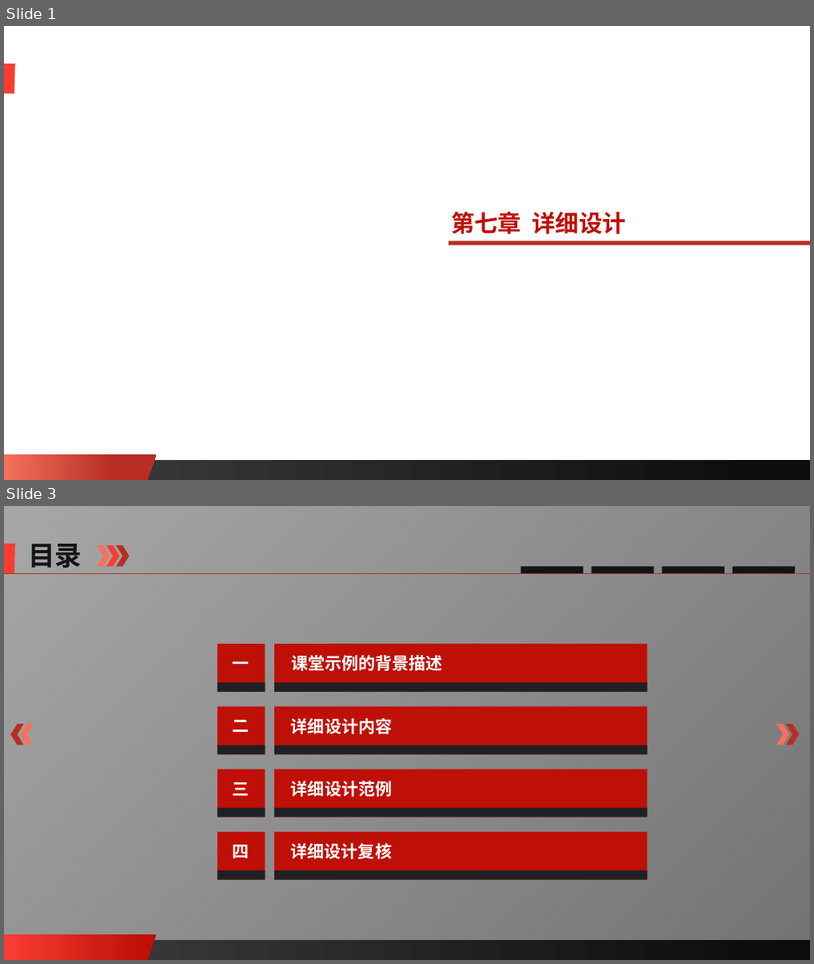
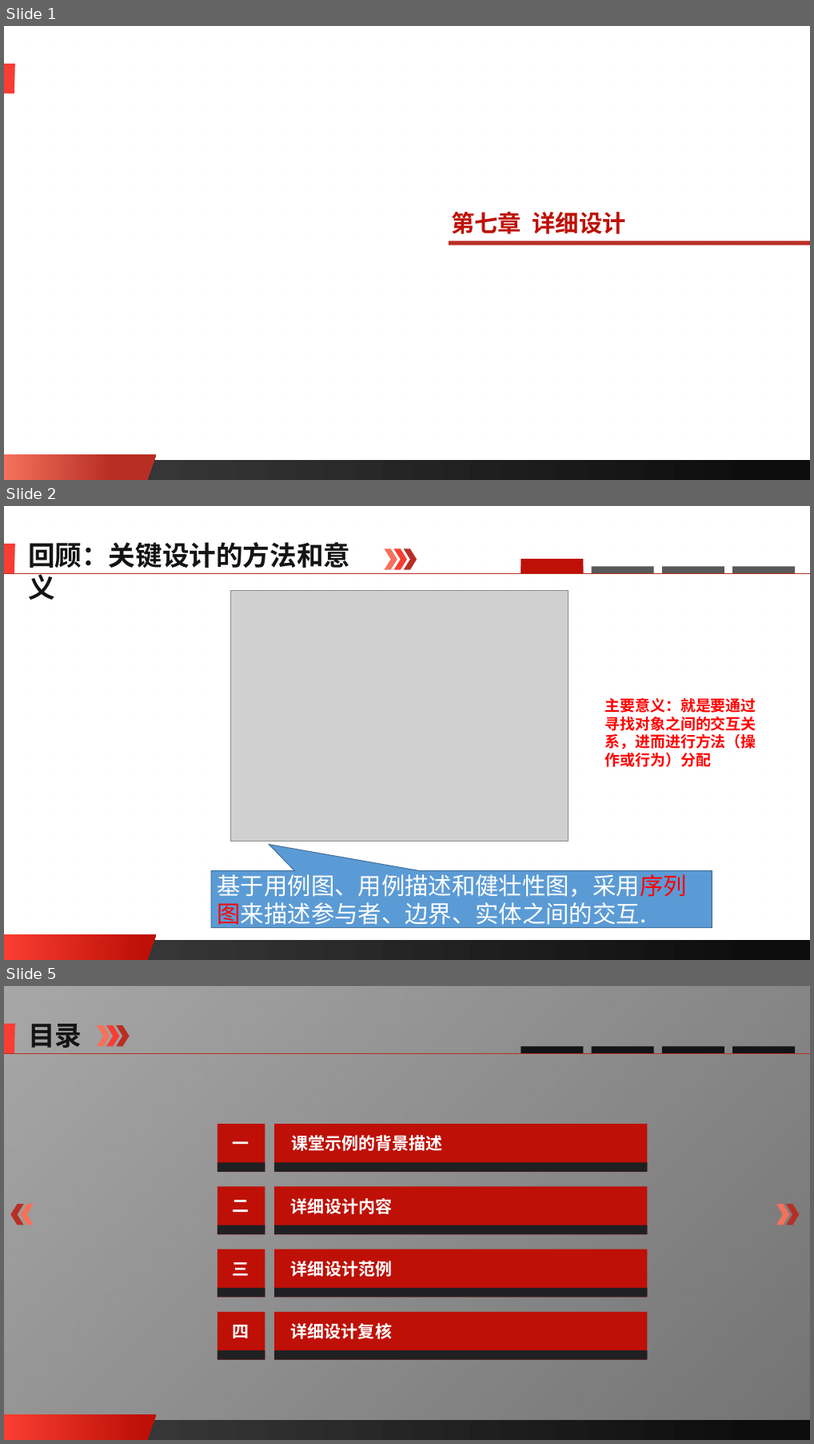
Before and after one commit to edu2act/course-software-process, a slide deck: materials/slides/ch07.pptx. Shown one above the other, each under a label of ours: slides 1 and 3 before the commit, slides 1, 2 and 5 after it; the slides between them are not shown. The pictures are 814x964 and 814x1444 pixels, drawn with LibreOffice and Linux fonts; fonts in the diff are those of the drawing; grey boxes stand for pictures; background and template pictures are left out; a plain dark background stands for a picture behind light text. Boxes give left, top, right and bottom in pixels: in the first picture for what was removed or moved away, otherwise in the second. Text is boxed around its words. In the diff, an @@ line names an element or a change of style, - is before the commit and + after.

```diff
--- a/materials/slides/ch07.pptx
+++ b/materials/slides/ch07.pptx
@@ slide 2 added at (x1=4, y1=506, x2=810, y2=960), background picture (left out); not listed: 4 template elements that a slide beside it also shows @@
@@ text added at (x1=28, y1=542, x2=350, y2=568), 32 pt, text #141316, bold @@
+回顾：关键设计的方法和意义
@@ chevron added at (x1=385, y1=549, x2=398, y2=570), fill #F5715B @@
@@ chevron added at (x1=394, y1=549, x2=407, y2=570), fill #F93D32 @@
@@ chevron added at (x1=404, y1=549, x2=417, y2=570), fill #B82E24 @@
@@ line added from (4, 573) to (810, 573), #B82E24 0.5 pt @@
@@ rectangle added at (x1=522, y1=567, x2=583, y2=573), fill #595959 @@
@@ rectangle added at (x1=522, y1=559, x2=583, y2=573), fill #BE1007 @@
@@ rectangle added at (x1=592, y1=567, x2=654, y2=573), fill #595959 @@
@@ rectangle added at (x1=662, y1=567, x2=725, y2=573), fill #595959 @@
@@ rectangle added at (x1=733, y1=567, x2=795, y2=573), fill #595959 @@
@@ picture added at (x1=231, y1=591, x2=569, y2=841) @@
@@ text added at (x1=606, y1=698, x2=757, y2=767), 18 pt, text #FF0000, bold @@
+主要意义：就是要通过寻找对象之间的交互关系，进而进行方法（操作或行为）分配
@@ speech box added at (x1=211, y1=871, x2=712, y2=928), fill #5B9BD5, outline #43739E 1 pt, 28 pt, text #FFFFFF @@
+基于用例图、用例描述和健壮性图，采用序列图来描述参与者、边界、实体之间的交互.
@@ what was slide 3 is now slide 5 @@
```
Also in this commit, not shown: 7 slides changed, 2 other slides added, 1 slide removed, 1 other file.
